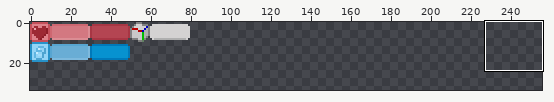
Edited in one commit: pixel-art file (asset/icons.aseprite). Above: a wide view before the commit, with the close-up outlined.
Close-up. Earlier state:
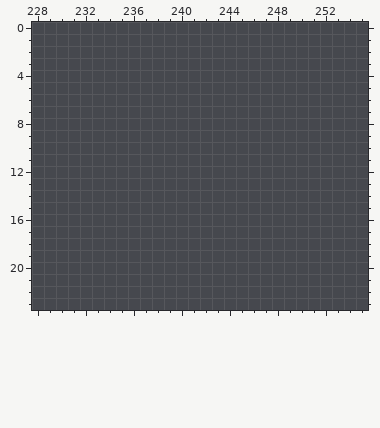
256x256 pixels, 1 frame. Colours within 5 levels of each other are drawn and written as one. Shown: x 228..255, y 0..23. The wide view leaves out empty margins. The commit also changed other parts of the picture, which this record leaves out.
Visible layers, top first: "box_bar", "box_icon", "air_bar_full", "air_bar empty", "air_icon", "heart_bar_full", "heart_bar empty", "heart_icon".
Palette (. is transparent): 
New version:
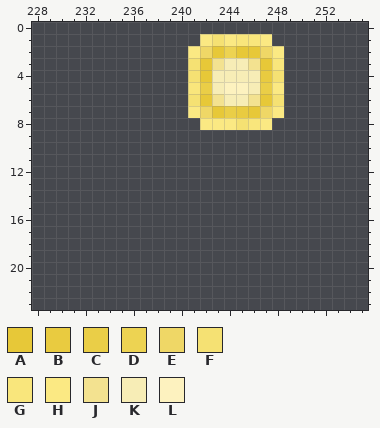
Colours new in this view: A #e7c838  B #e9cb40  C #eace47  D #edd352  E #efd766  F #f5e173  G #f9e67c  H #fbe983  J #f3e290  K #f7edb6  L #fdf2bf
Commit: Implement AnimalFoodWidget
Diff:
{"change": "layer \"food_bg\" added"}
{"where": "layer \"food_bg\""}
{"y":1,"x":242,"old":"......","new":"HFHGGH"}
{"y":2,"x":241,"old":"........","new":"HEADAAEH"}
{"y":3,"x":241,"old":"........","new":"FAJKKJAG"}
{"y":4,"x":241,"old":"........","new":"FAKKKKBF"}
{"y":5,"x":241,"old":"........","new":"GCKLLKCH"}
{"y":6,"x":241,"old":"........","new":"FAJKKJAF"}
{"y":7,"x":241,"old":"........","new":"HEACBAEH"}
{"y":8,"x":242,"old":"......","new":"HHHFGH"}
